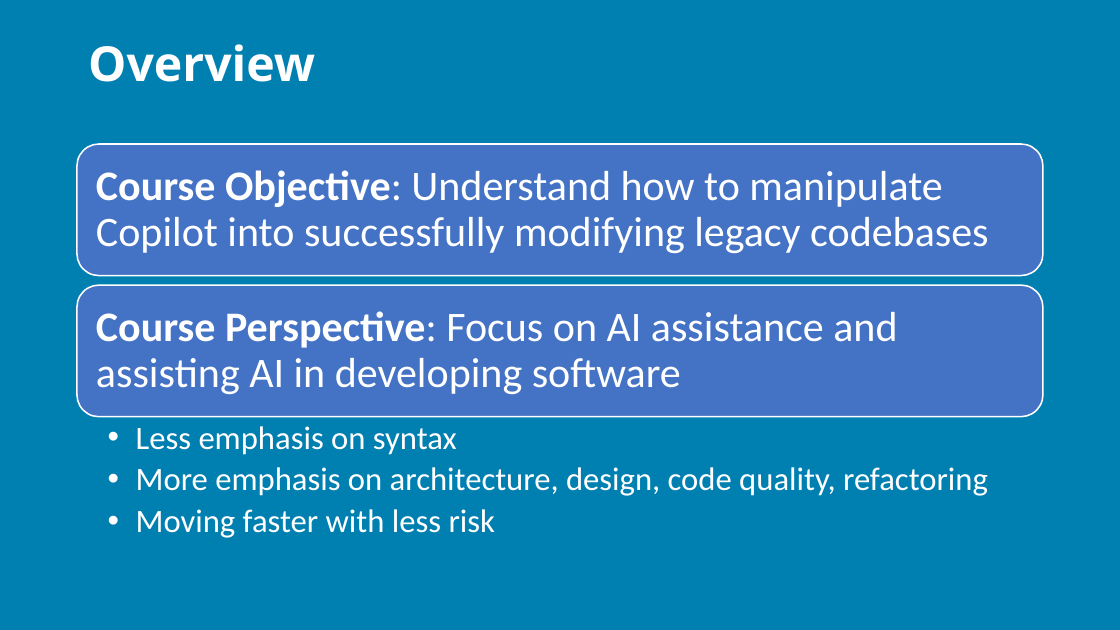
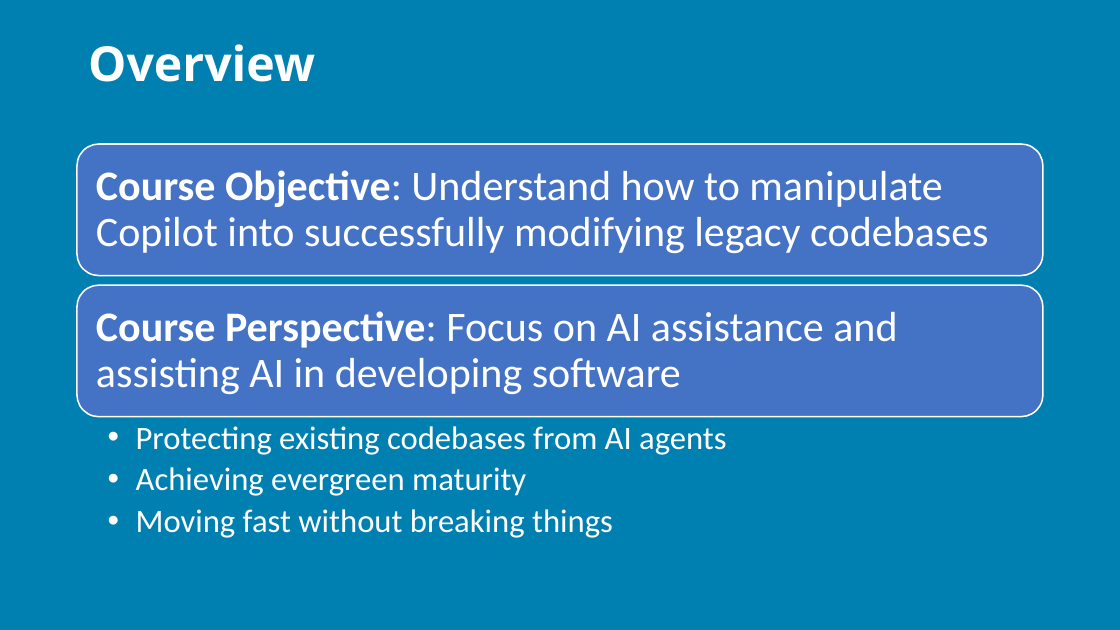
Before and after one commit to j0hnnymiller/AI-Assisted-Software-Development, a slide deck: slide 4 of Slides/AIABSD-2-day-brownfield.pptx. Drawn at 1120x630 pixels with LibreOffice and Linux fonts; fonts in the diff are those of the drawing; background and template pictures are left out. Boxes give left, top, right and bottom in pixels: in the first picture for what was removed or moved away, otherwise in the second. Text is boxed around its words. In the diff, an @@ line names an element or a change of style, - is before the commit and + after.

```diff
--- a/Slides/AIABSD-2-day-brownfield.pptx
+++ b/Slides/AIABSD-2-day-brownfield.pptx
@@ text at box(136, 426, 727, 538): text changed @@
-  • Less emphasis on syntax
-  • More emphasis on architecture, design, code quality, refactoring
-  • Moving faster with less risk
+  • Protecting existing codebases from AI agents
+  • Achieving evergreen maturity
+  • Moving fast without breaking things
```
Also in this commit, not shown: 13 other slides changed, 1 other file.
